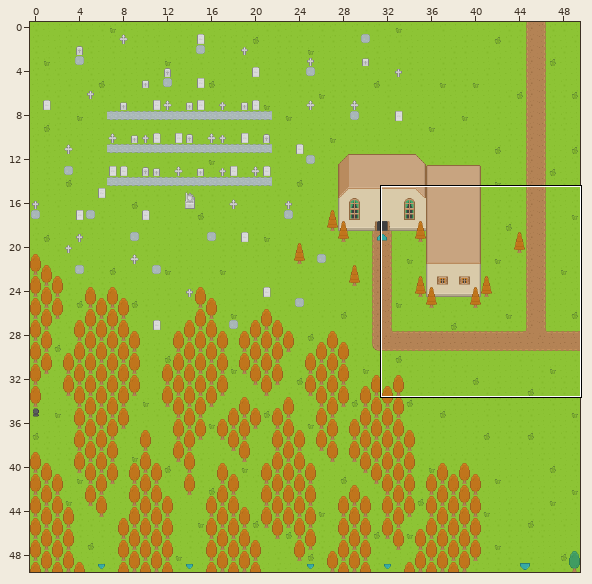
One commit to this Tiled map: client/maps/The Graveyard.tmx. Above: a wide view before the commit, with the close-up outlined.
Close-up. Old version:
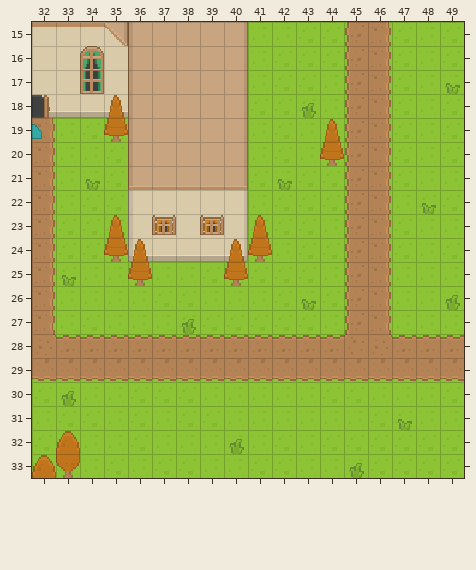
Cells are 16x16 px. Shown: x 32..49, y 15..33. The commit also changed other parts of the map, which this record leaves out.
After the commit:
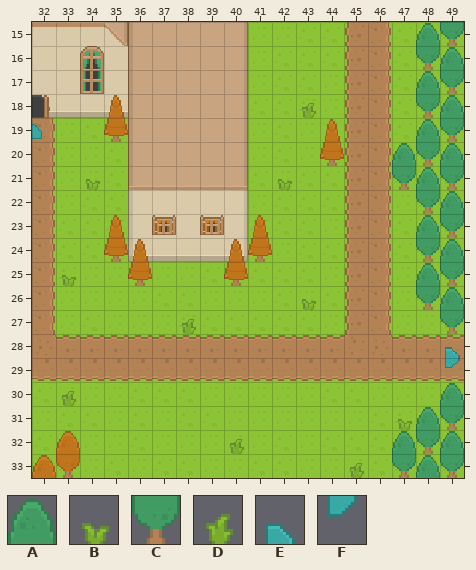
Key: from "roguelikeSheet": A 875, B 882, C 961, D 968, E 2475, F 2561.
_ is an empty cell, . an unchanged one.
Edits made:
--- layer "Deco0"
@@ x 47..49 @@
-15 .__
-16 .__
-17 ._B
-18 .__
-19 .__
-20 ___
-21 ___
-22 .B_
-23 .__
-24 .__
-25 .__
-26 ._D
-27 .._
-28 .._
-29 .._
+15 .AC
+16 .CA
+17 .AC
+18 .CA
+19 .AC
+20 ACA
+21 CAC
+22 .CA
+23 .AC
+24 .CA
+25 .AC
+26 .CA
+27 ..C
+28 ..E
+29 ..F
@@ x 47..49 @@
-31 .._
-32 .__
-33 ___
+31 ..C
+32 .CA
+33 CAC
--- layer "Above0"
@@ x 47..49 @@
-30 .._
-31 ._.
-32 _..
+30 ..A
+31 .A.
+32 A..
Pixel boxes of the changes (left, top, right, bottom) in both close-ups:
changed: (392, 22, 464, 478)
